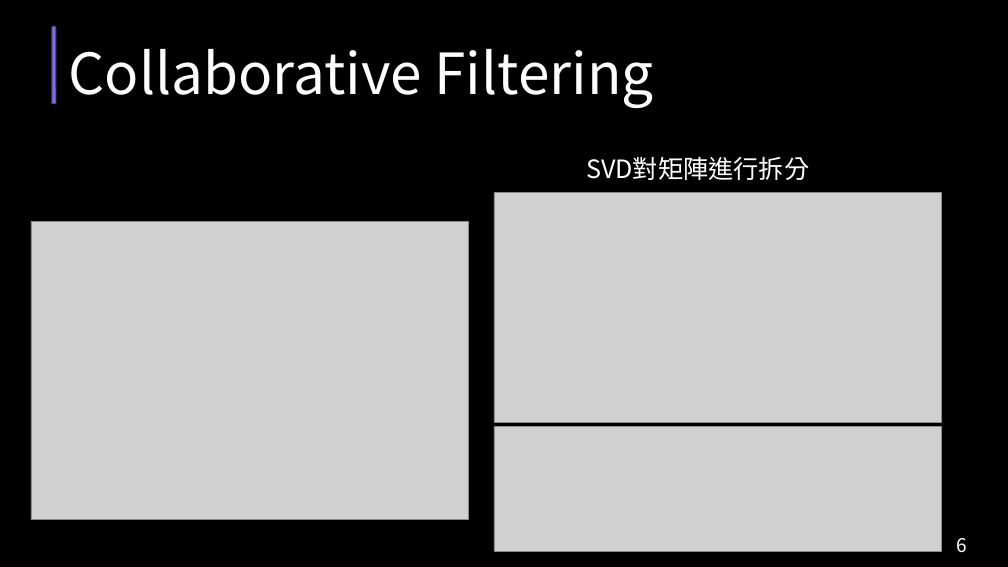
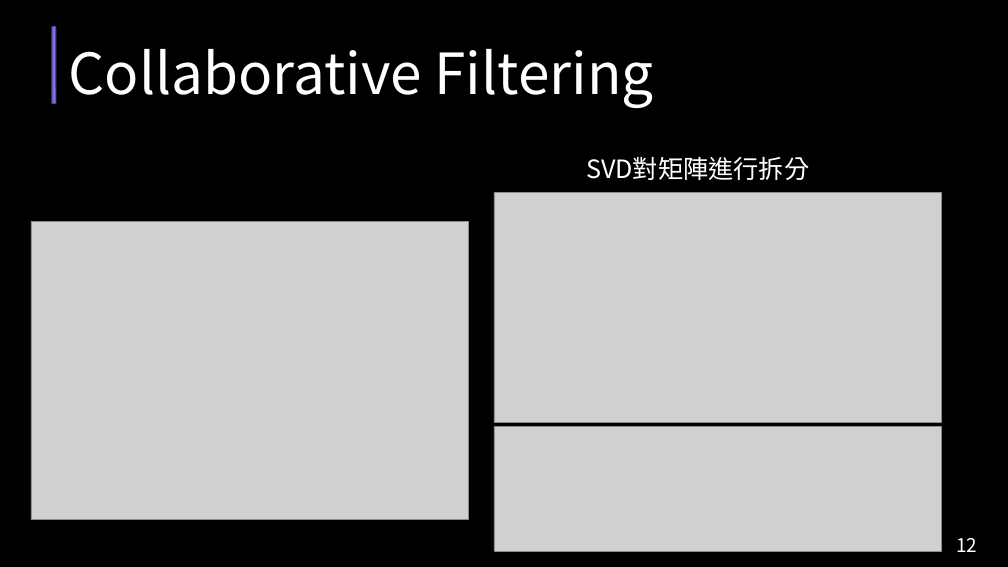
Before and after one commit to samh99474/Python_Final_Project_RecommenderSystem, a slide deck: slide 12 of 報告資料/期末報告Python_Movie_RecommerSystem.pptx (slide 6 before the commit). Drawn at 1008x567 pixels with LibreOffice and Linux fonts; fonts in the diff are those of the drawing; grey boxes stand for pictures. Boxes give left, top, right and bottom in pixels: in the first picture for what was removed or moved away, otherwise in the second. Text is boxed around its words. In the diff, an @@ line names an element or a change of style, - is before the commit and + after.

```diff
--- a/報告資料/期末報告Python_Movie_RecommerSystem.pptx
+++ b/報告資料/期末報告Python_Movie_RecommerSystem.pptx
@@ text at (956, 538, 977, 552): text changed @@
-6
+12
```
Also in this commit, not shown: 11 other slides changed.
